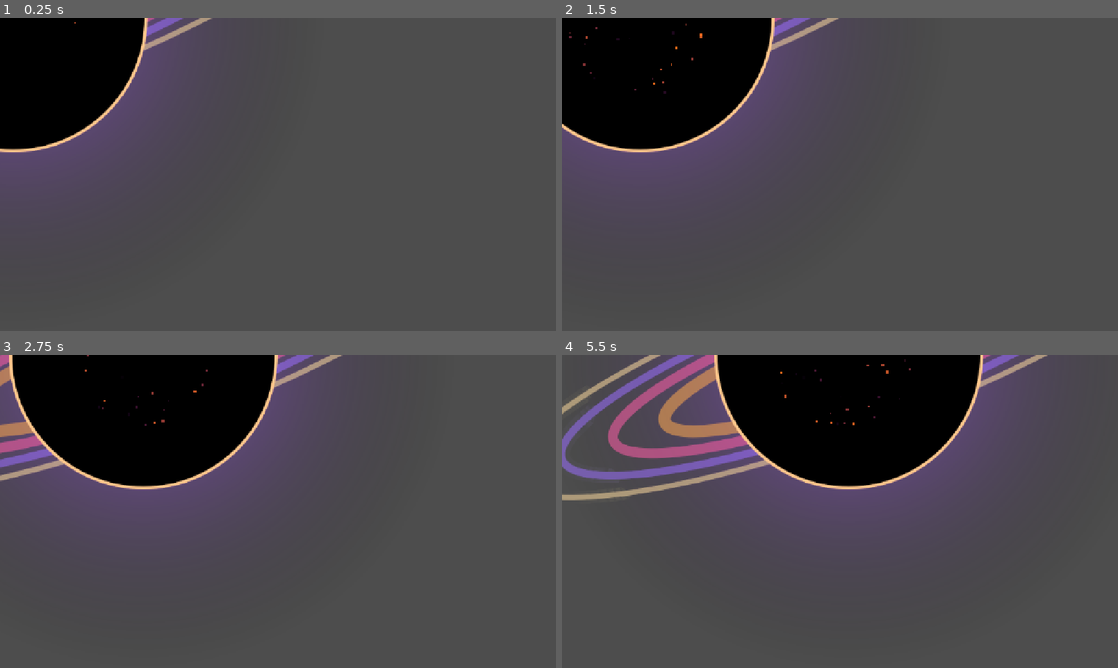
Above: before the commit, frames 1-4 (two rows, left to right).
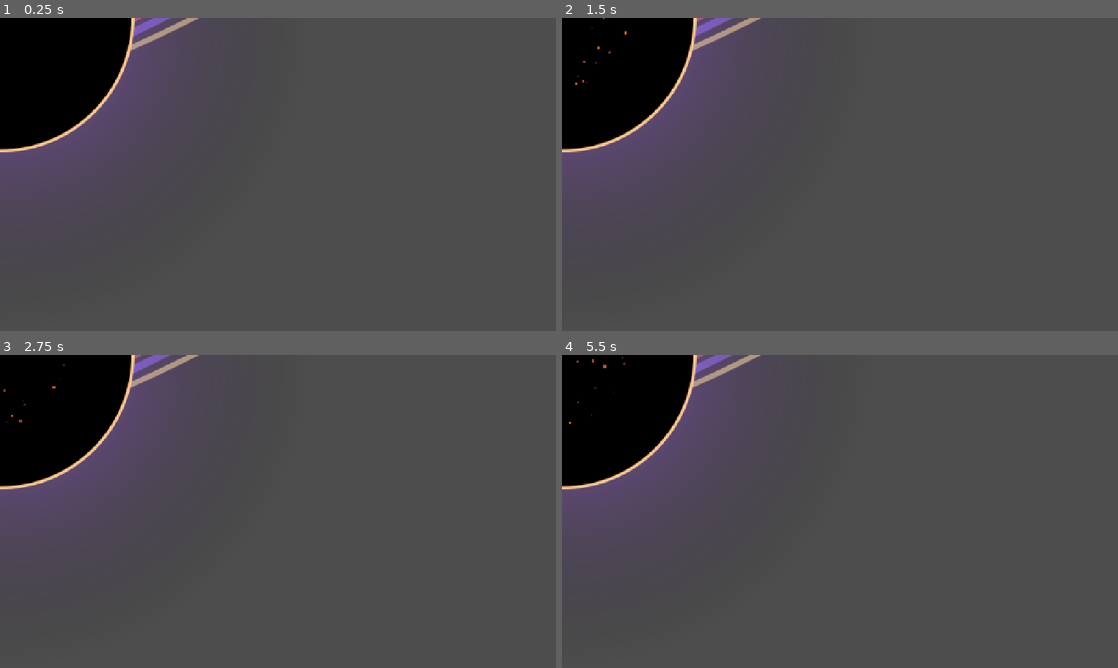
Above: after the commit, the same moments.

Repository: mallikarjunr444-gif/respawn-2d-game
Game: Godot game, scene res://scenes/devourer.tscn
Two runs of this game, one before a commit and one after it. Both use one fixed random seed, a clock stepped at 60 frames per second and the inputs below. This scene is started directly instead of the project's main scene.
Inputs (mouse positions are in pixels of both pictures, inside the frame that each line leads up to):
- Up to frame 1 (0.25 s): no input
- Up to frame 2 (1.5 s): move the mouse to (962, 158) at 0.52 s; hold D (move_right) 0.53-1.25 s; tap J (attack) at 0.6 s; click (962, 158) at 0.67 s; drag from (728, 190) to (812, 237) at 1.27 s
- Up to frame 3 (2.75 s): move the mouse to (333, 442) at 2.02 s; hold D (move_right) from 2.03 s (still down); tap E (interact) at 2.1 s
- Up to frame 4 (5.5 s): release D (move_right) at 2.75 s; drag from (812, 574) to (673, 464) at 2.77 s; move the mouse to (1006, 558) at 3.52 s; hold A (move_left) 3.53-4.25 s; hold K (shoot) 3.53-4.25 s; drag from (673, 464) to (756, 433) at 4.27 s; move the mouse to (867, 511) at 5.02 s; hold S (move_down) from 5.03 s (still down); tap J (attack) at 5.1 s; click (867, 511) at 5.17 s

The runs differ from the first frame. In frame 1, 2.0% of the frame differs, in the area x 0-38%, y 0-43%; in frame 2, 7.7%; in frame 3, 17%; in frame 4, 32%, in the area x 0-88%, y 0-51%.

Commit message:
feat: add launch gate scene and integrate functionality into devourer script

Diff:
--- a/scenes/devourer.gd
+++ b/scenes/devourer.gd
@@ -1,35 +1,55 @@
 extends Node2D
 
-@export var speed: float = 120.0
+# ═══════════════════════════════════════════════════════════════
+# Devourer — Black Hole Singularity (Level 1 Black Space)
+# Radial gravitational pull that drags the player inward.
+# ═══════════════════════════════════════════════════════════════
+
+@export var pull_radius: float = 1200.0
+@export var pull_strength: float = 600.0
+@export var kill_radius: float = 120.0
+@export var rotation_speed: float = 1.2
+
 var target_player: CharacterBody2D = null
+var alert_cooldown: float = 0.0
 
 @onready var sprite: Sprite2D = $Sprite2D
 @onready var particles: CPUParticles2D = $CPUParticles2D
 @onready var disk_poly: Polygon2D = $DiskPoly
 
-var alert_cooldown: float = 0.0
-
 func _ready() -> void:
 	add_to_group("devourer")
 
 func _process(delta: float) -> void:
-	position.x += speed * delta
-	disk_poly.rotation += 0.8 * delta
+	disk_poly.rotation += rotation_speed * delta
 
-	if target_player and is_instance_valid(target_player):
-		var dist_to_player = target_player.global_position.x - global_position.x
+	if not target_player or not is_instance_valid(target_player):
+		var players = get_tree().get_nodes_in_group("player")
+		if players.size() > 0:
+			target_player = players[0]
+		return
 
-		# Gravitational drag
-		if dist_to_player < 450.0 and dist_to_player > 0.0:
-			var pull_factor = (1.0 - (dist_to_player / 450.0))
-			target_player.velocity.x -= 340.0 * pull_factor * delta
+	var offset_to_player = target_player.global_position - global_position
+	var dist = offset_to_player.length()
 
-			# Warning alert
-			alert_cooldown -= delta
-			if alert_cooldown <= 0.0 and dist_to_player < 280.0:
-				SoundManager.play("alert", 0.05, -2.0)
-				alert_cooldown = 1.2
+	# Radial gravitational pull toward black hole center
+	if dist < pull_radius and dist > 0.0:
+		var pull_factor = 1.0 - (dist / pull_radius)
+		var pull_dir = -offset_to_player.normalized()
+		var pull_force = pull_dir * (pull_strength * pull_factor * delta)
 
-		# Consumed
-		if dist_to_player <= 0.0:
+		if target_player.has_method("apply_external_force"):
+			target_player.apply_external_force(pull_force)
+		else:
+			target_player.velocity += pull_force
+
+		# Warning alert when getting critically close
+		alert_cooldown -= delta
+		if alert_cooldown <= 0.0 and dist < pull_radius * 0.4:
+			SoundManager.play("alert", 0.05, -2.0)
+			alert_cooldown = 1.2
+
+	# Consumed if within event horizon kill radius
+	if dist <= kill_radius:
+		if target_player.has_method("take_damage"):
 			target_player.take_damage(99, "CONSUMED BY THE DEVOURER")
--- /dev/null
+++ b/scenes/objects/launch_gate.tscn
@@ -0,0 +1,47 @@
+[gd_scene format=3 uid="uid://launch_gate_001"]
+
+[ext_resource type="Script" path="res://scenes/objects/launch_gate.gd" id="1_script"]
+
+[sub_resource type="CircleShape2D" id="CircleShape2D_gate"]
+radius = 70.0
+
+[sub_resource type="Gradient" id="Gradient_gate"]
+colors = PackedColorArray(0.3, 0.9, 1, 1, 0.1, 0.4, 1, 0)
+
+[node name="LaunchGate" type="Area2D"]
+collision_layer = 4
+collision_mask = 1
+script = ExtResource("1_script")
+
+[node name="CollisionShape2D" type="CollisionShape2D" parent="."]
+shape = SubResource("CircleShape2D_gate")
+
+[node name="GlowLight" type="PointLight2D" parent="."]
+color = Color(0.3, 0.8, 1, 1)
+energy = 1.2
+texture_scale = 1.5
+
+[node name="GateParticles" type="CPUParticles2D" parent="."]
+emitting = false
+amount = 32
+lifetime = 0.8
+one_shot = true
+explosiveness = 0.8
+direction = Vector2(0, 0)
+spread = 180.0
+gravity = Vector2(0, 0)
+initial_velocity_min = 60.0
+initial_velocity_max = 160.0
+scale_amount_min = 2.0
+scale_amount_max = 5.0
+color_ramp = SubResource("Gradient_gate")
+
+[node name="PromptLabel" type="Label" parent="."]
+offset_left = -100.0
+offset_top = -90.0
+offset_right = 100.0
+offset_bottom = -50.0
+theme_override_font_sizes/font_size = 13
+text = "PRESS [E] TO LAUNCH"
+horizontal_alignment = 1
+vertical_alignment = 1
--- /dev/null
+++ b/scenes/objects/wind_zone.gd
@@ -0,0 +1,45 @@
+extends Area2D
+
+# ═══════════════════════════════════════════════════════════════
+# Wind Zone — Environmental hazard that pushes the player
+# Used in Jupiter, Neptune, Uranus, and Venus.
+# ═══════════════════════════════════════════════════════════════
+
+@export var wind_force: Vector2 = Vector2(-280.0, 0.0)
+@export var zone_size: Vector2 = Vector2(800.0, 500.0)
+
+var player_in_zone: CharacterBody2D = null
+
+@onready var collision_shape: CollisionShape2D = $CollisionShape2D
+@onready var particles: CPUParticles2D = $WindParticles
+
+func _ready() -> void:
+	body_entered.connect(_on_body_entered)
+	body_exited.connect(_on_body_exited)
+	_setup_zone()
+
+func _setup_zone() -> void:
+	if collision_shape and collision_shape.shape is RectangleShape2D:
+		collision_shape.shape.size = zone_size
+
+	if particles:
+		particles.emission_rect_extents = zone_size * 0.5
+		particles.direction = wind_force.normalized()
+		particles.initial_velocity_min = wind_force.length() * 0.8
+		particles.initial_velocity_max = wind_force.length() * 1.2
+
+func _physics_process(delta: float) -> void:
+	if player_in_zone and is_instance_valid(player_in_zone):
+		var push = wind_force * delta
+		if player_in_zone.has_method("apply_external_force"):
+			player_in_zone.apply_external_force(push)
+		else:
+			player_in_zone.velocity += push
+
+func _on_body_entered(body: Node2D) -> void:
+	if body.is_in_group("player"):
+		player_in_zone = body as CharacterBody2D
+
+func _on_body_exited(body: Node2D) -> void:
+	if body == player_in_zone:
+		player_in_zone = null
